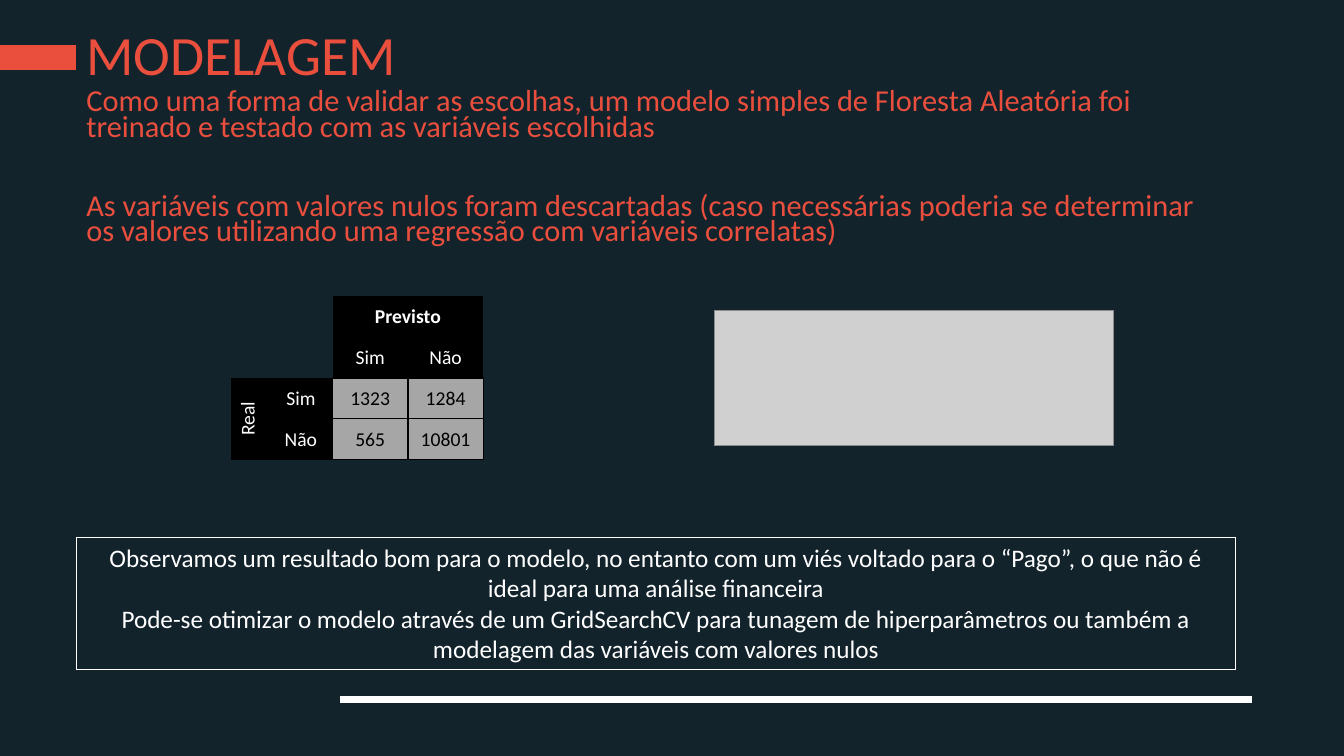
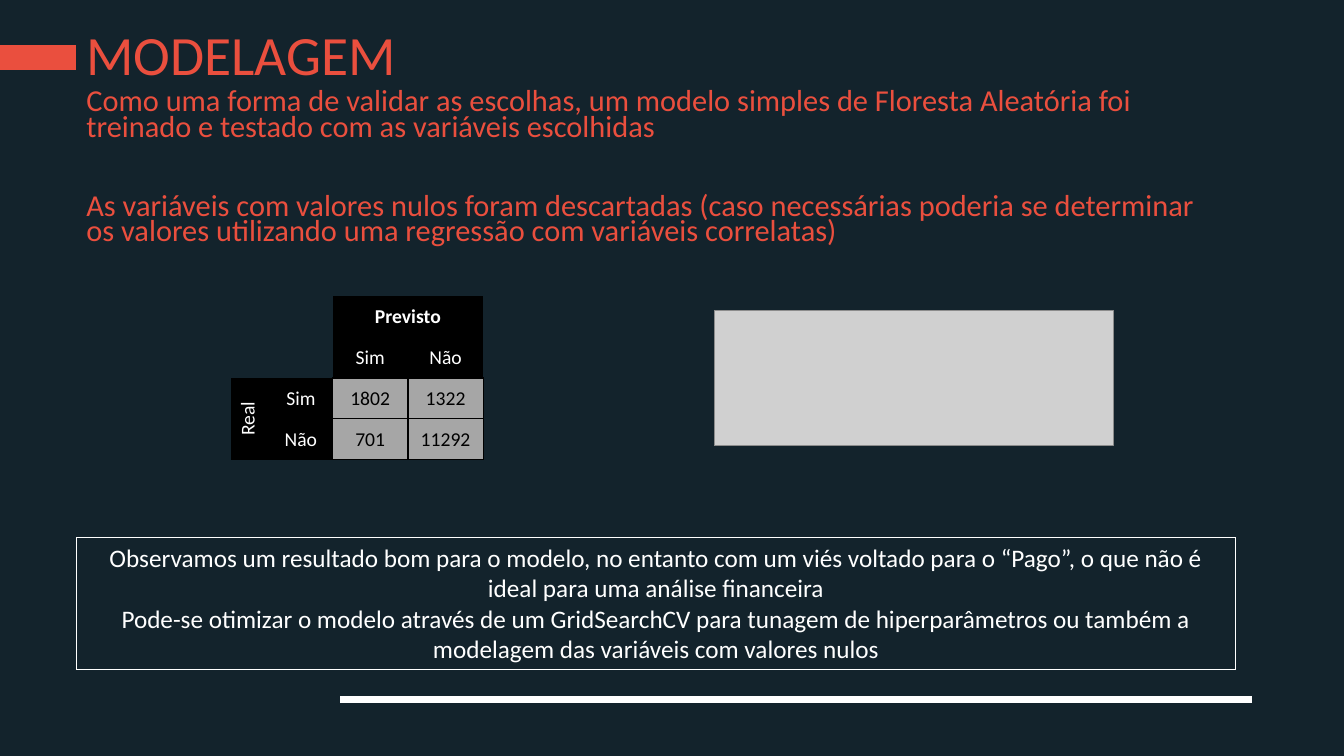
Before and after one commit to spadao/PS-Elo-Group, a slide deck: slide 19 of Apresentação-JoãoVictorSpadão.pptx. Drawn at 1344x756 pixels with LibreOffice and Linux fonts; fonts in the diff are those of the drawing; grey boxes stand for pictures; background and template pictures are left out. Boxes give left, top, right and bottom in pixels: in the first picture for what was removed or moved away, otherwise in the second. Text is boxed around its words. In the diff, an @@ line names an element or a change of style, - is before the commit and + after.

Commit message:
Final presentation and script

```diff
--- a/Apresentação-JoãoVictorSpadão.pptx
+++ b/Apresentação-JoãoVictorSpadão.pptx
@@ table at <box>231,296,484,460</box> @@
-row 3, column 3: 1323
+row 3, column 3: 1802
-row 3, column 4: 1284
+row 3, column 4: 1322
-row 4, column 3: 565
+row 4, column 3: 701
-row 4, column 4: 10801
+row 4, column 4: 11292
```
Also in this commit, not shown: 2 other files.
